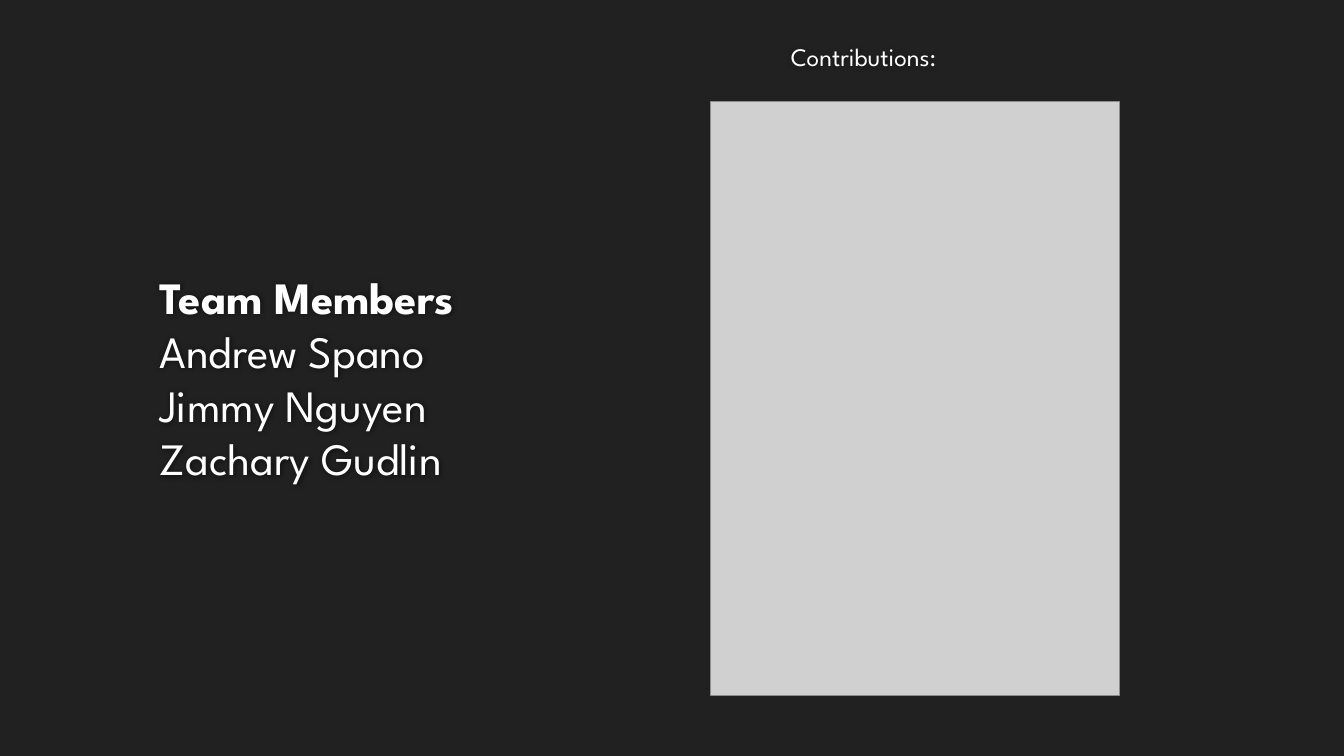
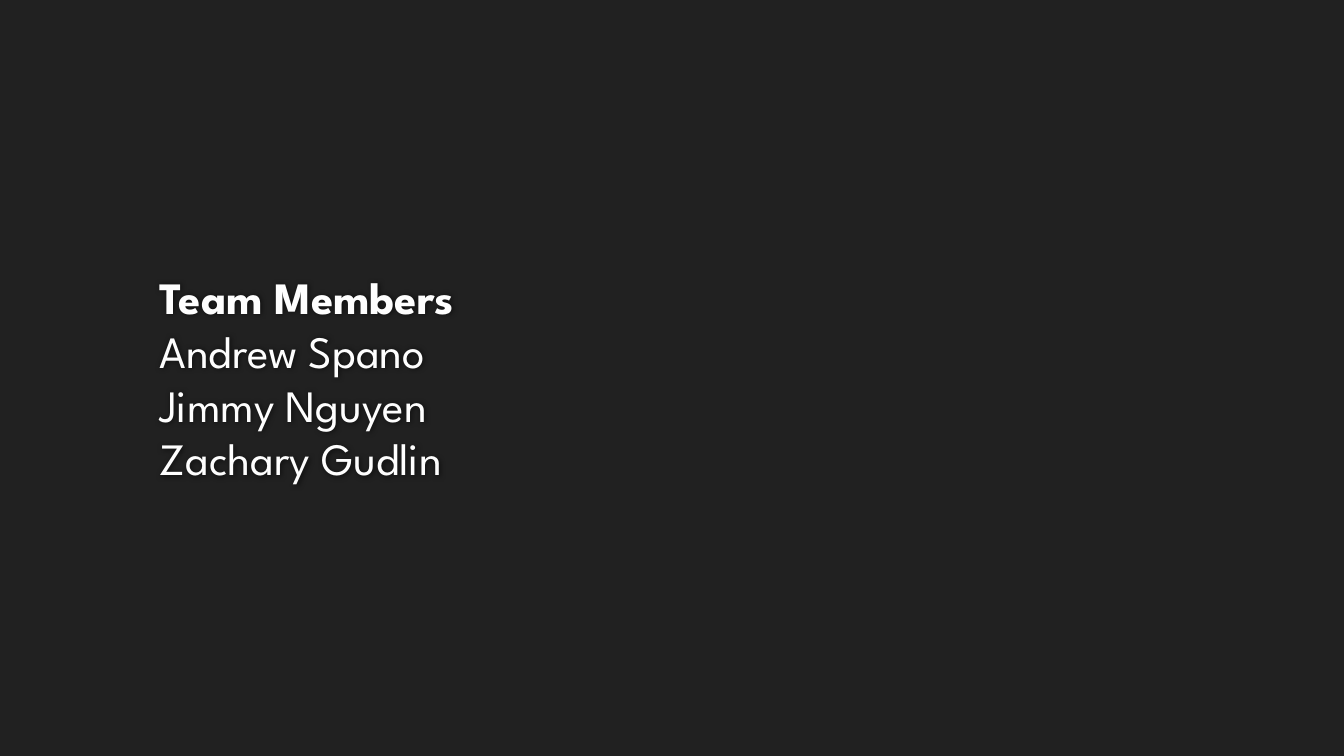
Before and after one commit to recursor94/CSC-380-Project, a slide deck: slide 2 of CSC380 Final Presentation.pptx. Drawn at 1344x756 pixels with LibreOffice and Linux fonts; fonts in the diff are those of the drawing; grey boxes stand for pictures; background and template pictures are left out. Boxes give left, top, right and bottom in pixels: in the first picture for what was removed or moved away, otherwise in the second. Text is boxed around its words. In the diff, an @@ line names an element or a change of style, - is before the commit and + after.

Commit message:
ppt update again x2

```diff
--- a/CSC380 Final Presentation.pptx
+++ b/CSC380 Final Presentation.pptx
@@ text removed at (x1=791, y1=48, x2=936, y2=67) @@
-Contributions:
@@ picture removed at (x1=711, y1=102, x2=1120, y2=696) @@
```
